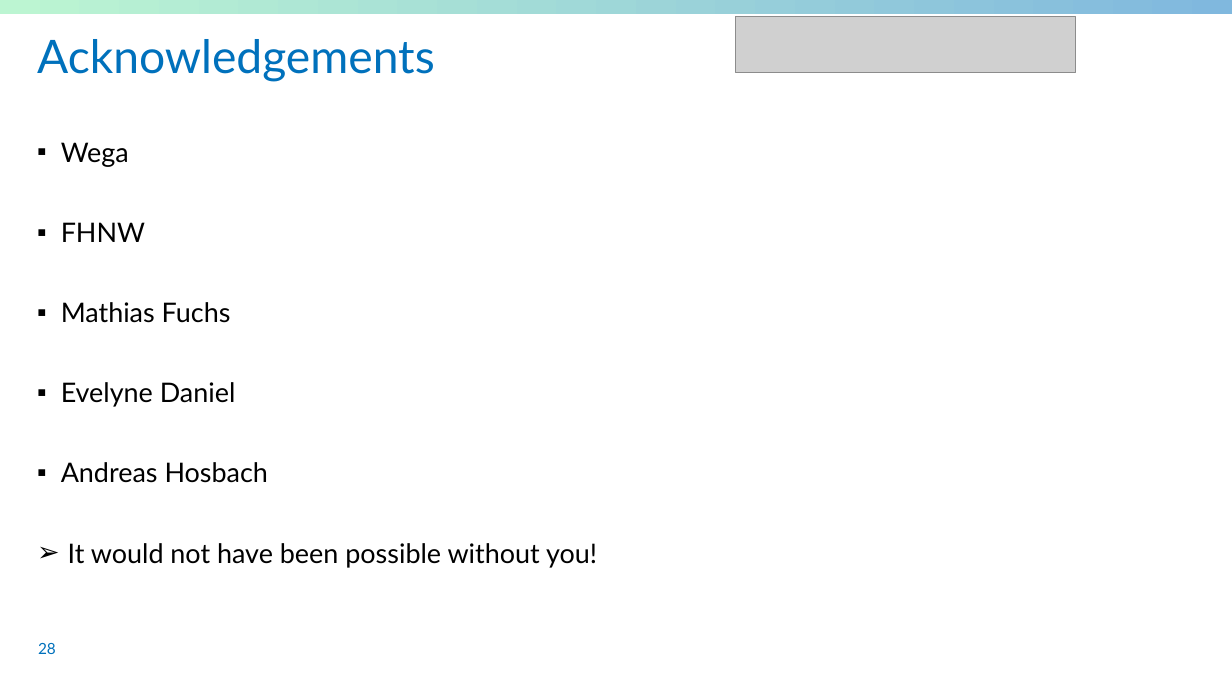
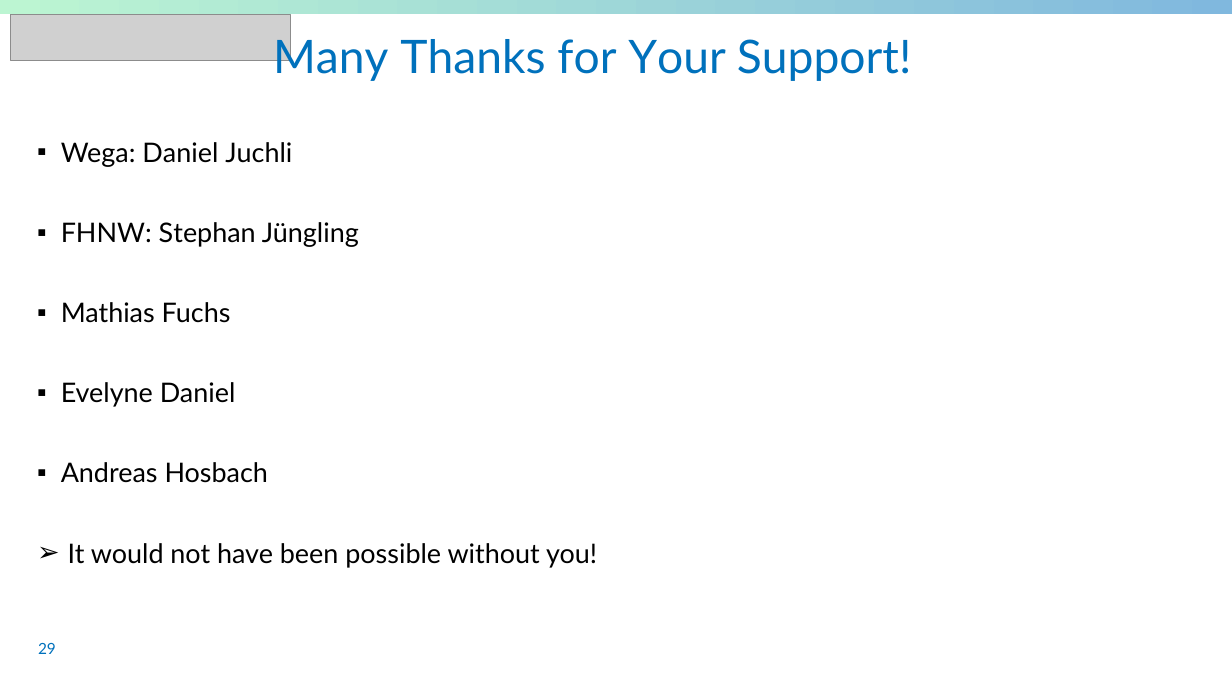
Before and after one commit to sableu/BDD4OQ, a slide deck: slide 29 of thesis/Presentation/FinalPresentation.pptx (slide 28 before the commit). Drawn at 1232x693 pixels with LibreOffice and Linux fonts; fonts in the diff are those of the drawing; grey boxes stand for pictures; background and template pictures are left out. Boxes give left, top, right and bottom in pixels: in the first picture for what was removed or moved away, otherwise in the second. Text is boxed around its words. In the diff, an @@ line names an element or a change of style, - is before the commit and + after.

Commit message:
Presentation

```diff
--- a/thesis/Presentation/FinalPresentation.pptx
+++ b/thesis/Presentation/FinalPresentation.pptx
@@ picture added at [11,15,291,61] @@
@@ picture removed at [736,17,1077,73] @@
@@ title at [273,33,912,81]: text changed @@
-Acknowledgements
+Many Thanks for Your Support!
@@ text at [61,142,359,247]: text changed @@
-  ▪ Wega
-  ▪ FHNW
+  ▪ Wega: Daniel Juchli
+  ▪ FHNW: Stephan Jüngling
@@ page number at [38,643,56,654]: text changed @@
-28
+29
```
Also in this commit, not shown: 9 other slides changed, 5 slides added, 3 slides removed.
